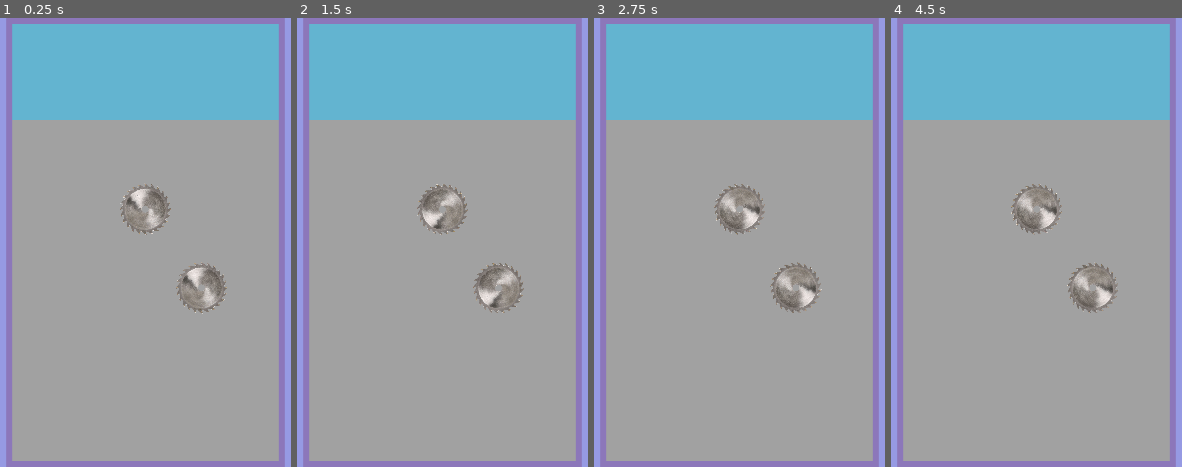
Above: before the commit, frames 1-4 (left to right).
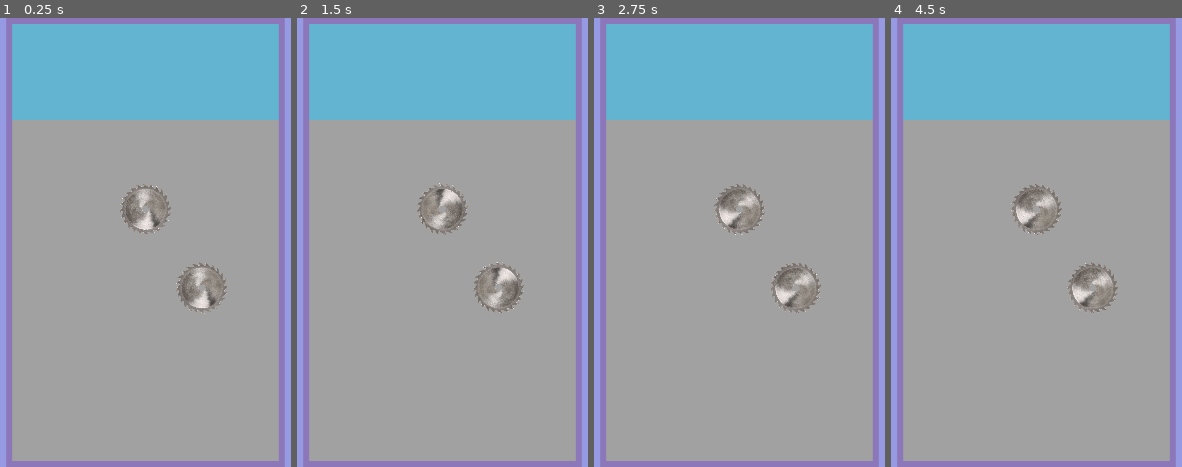
Above: after the commit, the same moments.

Repository: Awesomeness7/UNC-24-Fall-Jam-Senator-Pit
Game: Godot game, scene res://Scenes/mainDropGameParent.tscn
Same seed, same stepped clock (60 frames per second), same inputs: the game is played once before the commit and once after it.
Inputs (mouse positions are in pixels of both pictures, inside the frame that each line leads up to):
- Up to frame 1 (0.25 s): no input
- Up to frame 2 (1.5 s): move the mouse to (outside the picture) at 0.52 s; click (outside the picture) at 0.67 s; move the mouse to (outside the picture) at 1.27 s; click (outside the picture) at 1.42 s
- Up to frame 3 (2.75 s): move the mouse to (818, 143) at 2.02 s; click (818, 143) at 2.17 s
- Up to frame 4 (4.5 s): move the mouse to (995, 332) at 2.77 s; click (995, 332) at 2.92 s; move the mouse to (outside the picture) at 3.52 s; click (outside the picture) at 3.67 s; move the mouse to (outside the picture) at 4.27 s; click (outside the picture) at 4.42 s

The runs differ from the first frame. In frame 1, 1.5% of the frame differs, in the area x 41-79%, y 36-66%; in frame 2, 1.6%; in frame 3, 1.8%; in frame 4, 1.9%.

Commit message:
I need to watch the saw movies

Diff:
--- a/Scenes/sawblade.gd
+++ /dev/null
@@ -1,11 +0,0 @@
-extends Node2D
-
-
-# Called when the node enters the scene tree for the first time.
-func _ready() -> void:
-	pass # Replace with function body.
-
-
-# Called every frame. 'delta' is the elapsed time since the previous frame.
-func _process(_delta: float) -> void:
-	rotation += .06
--- a/Scenes/sawblade.tscn
+++ b/Scenes/sawblade.tscn
@@ -1,7 +1,7 @@
 [gd_scene load_steps=4 format=3 uid="uid://lqp2gomgmv2r"]
 
-[ext_resource type="Script" path="res://Scenes/sawblade.gd" id="1_b5ki6"]
 [ext_resource type="Texture2D" uid="uid://fiyc3hsnx78m" path="res://Sprites/temporarySawblade.png" id="1_lf7d6"]
+[ext_resource type="Script" path="res://Scripts/sawblade_body.gd" id="3_fp6uw"]
 
 [sub_resource type="CircleShape2D" id="CircleShape2D_6yprw"]
 radius = 587.532
@@ -9,14 +9,13 @@
 [node name="sawblade" type="Node2D"]
 position = Vector2(64, 64)
 scale = Vector2(0.106447, 0.106447)
-script = ExtResource("1_b5ki6")
 metadata/Lethality = 0
 
-[node name="StaticBody2D" type="StaticBody2D" parent="."]
-metadata/Lethality = 1
+[node name="CharacterBody2D" type="CharacterBody2D" parent="."]
+script = ExtResource("3_fp6uw")
 
-[node name="CollisionShape2D" type="CollisionShape2D" parent="StaticBody2D"]
+[node name="CollisionShape2D" type="CollisionShape2D" parent="CharacterBody2D"]
 shape = SubResource("CircleShape2D_6yprw")
 
-[node name="Sprite2D" type="Sprite2D" parent="."]
+[node name="Sprite2D" type="Sprite2D" parent="CharacterBody2D"]
 texture = ExtResource("1_lf7d6")
--- /dev/null
+++ b/Scripts/sawblade_body.gd
@@ -0,0 +1,6 @@
+extends CharacterBody2D
+
+@export var angular_velo = 0.3
+
+func _physics_process(delta: float) -> void:
+	rotation += angular_velo
